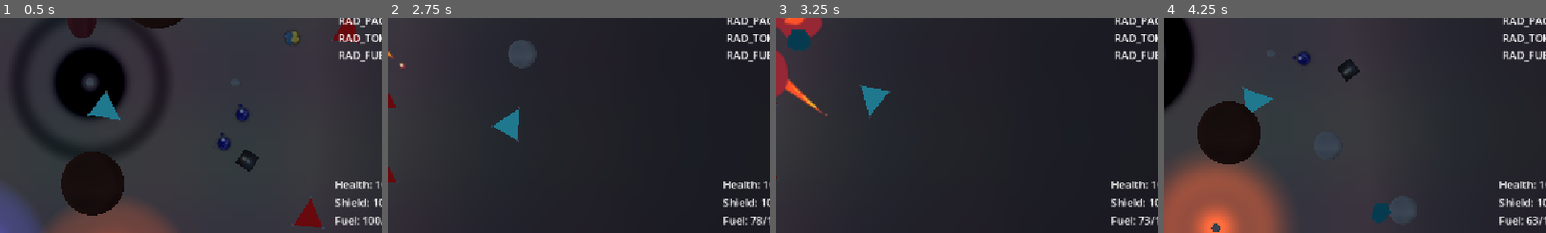
Above: before the commit, frames 1-4 (left to right).
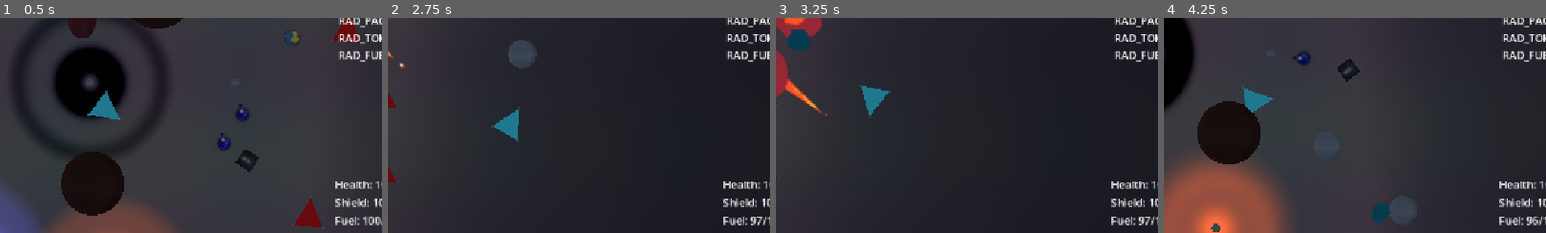
Above: after the commit, the same moments.

Repository: forklovee/SpaceJam2026
Game: Godot game, scene res://main.tscn
Same seed, same stepped clock (60 frames per second), same inputs: the game is played once before the commit and once after it. The engine's default icon, where the game draws it, is replaced by a stand-in: a white triangle on a blue panel in a dark square.
Inputs (mouse positions are % of the whole screen's width and height, from its top left):
- Up to frame 1 (0.5 s): no input
- Up to frame 2 (2.75 s): move the mouse to (72, 45) at 0.52 s; press the mouse at (72, 45) at 0.53 s; hold D (Right) 0.53-1.28 s; move the mouse to (30, 55) at 1.27 s; release the mouse at (30, 55) at 1.28 s; hold S (Down) 1.28-2.03 s; right-click (30, 55) at 1.35 s; move the mouse to (60, 28) at 2.02 s; press the mouse at (60, 28) at 2.03 s; hold D (Right) from 2.03 s (still down)
- Up to frame 3 (3.25 s): move the mouse to (45, 70) at 2.77 s; release D (Right) at 2.78 s; release the mouse at (45, 70) at 2.78 s; hold W (Up) from 2.78 s (still down); right-click (45, 70) at 2.85 s
- Up to frame 4 (4.25 s): move the mouse to (80, 65) at 3.52 s; release W (Up) at 3.53 s; press the mouse at (80, 65) at 3.53 s; hold A (Left) from 3.53 s (still down)
The pictures show only the part of the screen within x 36-86%, y 28-78%; the shares and areas given below are measured in that part.

Frame 1 is identical in both runs. In frame 2, less than 0.1% of the frame differs, in the area x 94-98%, y 92-97%; in frame 3, less than 0.1%; in frame 4, less than 0.1%.

Commit message:
Slower fuel

Diff:
--- a/AI/EnemyController.gd
+++ b/AI/EnemyController.gd
@@ -41,7 +41,7 @@
 
 		var distance_ratio: float = clamp(avg_distance_to_bodies/max_sight_range, 0.0, 1.0)
 		nervousness = clamp(lerp(nervousness, nervousness+distance_ratio, 0.5*delta), 0.0, 1.0)
-		print(nervousness)
+		#print(nervousness)
 	else:
 		nervousness = lerp(nervousness, 0.0, delta)
 
--- a/Ship/ship.gd
+++ b/Ship/ship.gd
@@ -45,7 +45,7 @@
 	if movement_direction.length() > 0.01:
 		apply_central_force(15.0*Vector3(movement_direction.x, 0, movement_direction.y))
 		if self.is_in_group("PlayerShip"): #TODO ememies use fuel
-			use_fuel(delta*10.0)
+			use_fuel(delta*1.0)
 	# y rotation
 	apply_torque(250.0*Vector3.UP * angle_difference(current_angle, target_angle))
 
